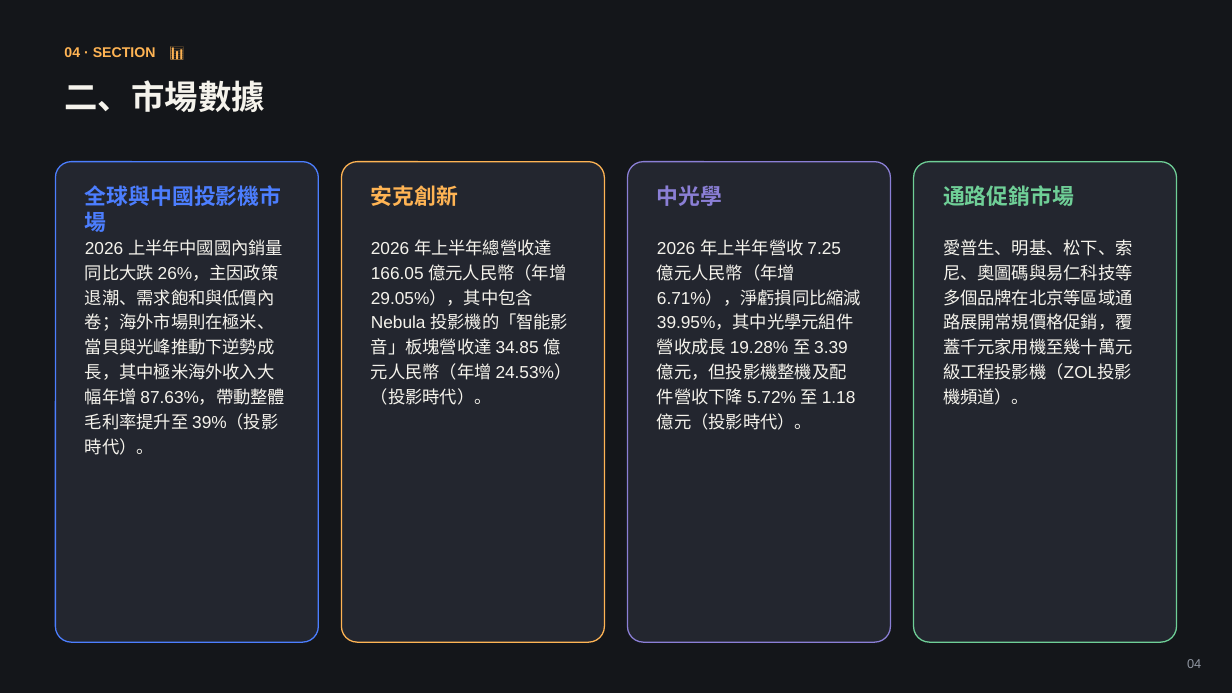
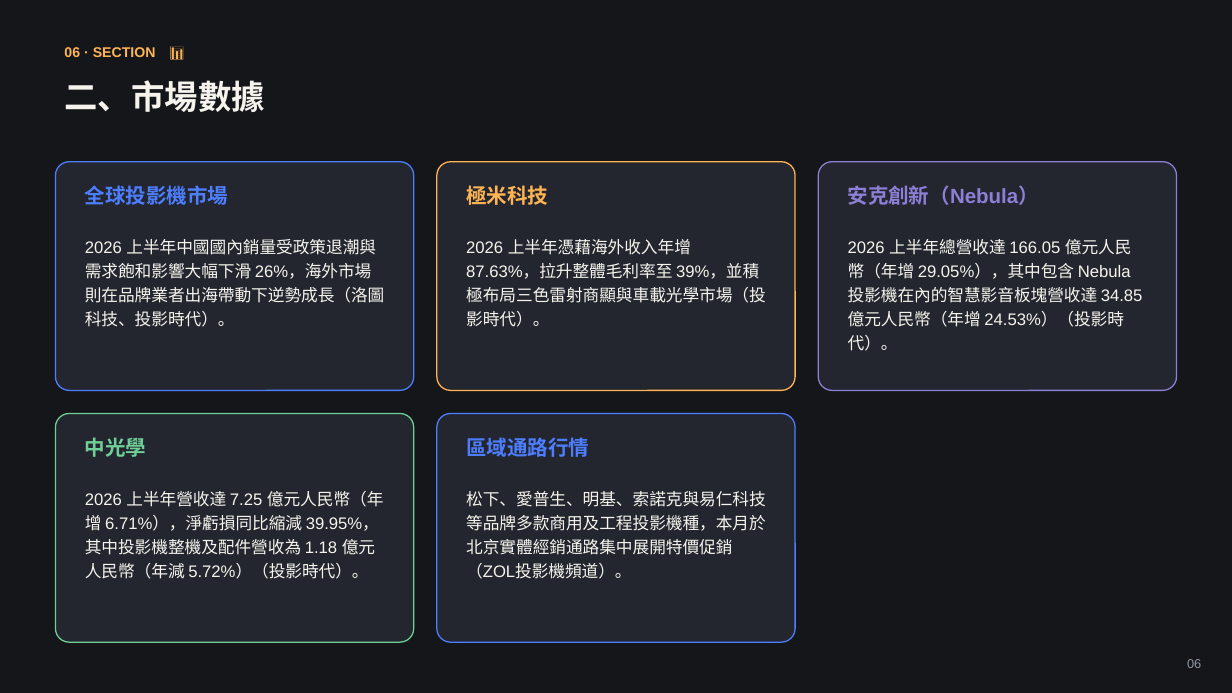
Before and after one commit to coffee30233-gif/Project-Insight, a slide deck: slide 6 of data/reports/2026-08.pptx (slide 4 before the commit). Drawn at 1232x693 pixels with LibreOffice and Linux fonts; fonts in the diff are those of the drawing. Boxes give left, top, right and bottom in pixels: in the first picture for what was removed or moved away, otherwise in the second. Text is boxed around its words. In the diff, an @@ line names an element or a change of style, - is before the commit and + after.

```diff
--- a/data/reports/2026-08.pptx
+++ b/data/reports/2026-08.pptx
@@ text at box(64, 47, 156, 57): text changed @@
-04 · SECTION 📊
+06 · SECTION 📊
@@ rounded rectangle: place and size @@
-rounded rectangle at box(55, 162, 319, 642)
+rounded rectangle at box(55, 162, 414, 391)
@@ rounded rectangle: place and size @@
-rounded rectangle at box(342, 162, 605, 642)
+rounded rectangle at box(437, 162, 796, 391)
@@ rounded rectangle: place and size @@
-rounded rectangle at box(628, 162, 891, 642)
+rounded rectangle at box(819, 162, 1177, 391)
@@ text at box(85, 185, 228, 205): text changed; size 17 to 16 pt @@
-全球與中國投影機市場
+全球投影機市場
@@ text added at box(466, 185, 548, 205), 16 pt, text #FFB454, bold @@
+極米科技
@@ text at box(848, 185, 1039, 205): text changed; size 17 to 16 pt; text colour #FFB454 to #8B7FD6 @@
-安克創新
+安克創新（Nebula）
@@ text removed at box(943, 185, 1074, 206) @@
-通路促銷市場
@@ text at box(85, 239, 385, 327): text changed; size 13.5 to 13 pt @@
-2026 上半年中國國內銷量同比大跌 26%，主因政策退潮、需求飽和與低價內卷；海外市場則在極米、當貝與光峰推動下逆勢成長，其中極米海外收入大幅年增 87.63%，帶動整體毛利率提升至 39%（投影時代）。
+2026 上半年中國國內銷量受政策退潮與需求飽和影響大幅下滑 26%，海外市場則在品牌業者出海帶動下逆勢成長（洛圖科技、投影時代）。
@@ text at box(466, 239, 766, 327): text changed; size 13.5 to 13 pt @@
-2026 年上半年總營收達 166.05 億元人民幣（年增 29.05%），其中包含 Nebula 投影機的「智能影音」板塊營收達 34.85 億元人民幣（年增 24.53%）（投影時代）。
+2026 上半年憑藉海外收入年增 87.63%，拉升整體毛利率至 39%，並積極布局三色雷射商顯與車載光學市場（投影時代）。
@@ text at box(848, 239, 1143, 351): text changed; size 13.5 to 13 pt @@
-2026 年上半年營收 7.25 億元人民幣（年增 6.71%），淨虧損同比縮減 39.95%，其中光學元組件營收成長 19.28% 至 3.39 億元，但投影機整機及配件營收下降 5.72% 至 1.18 億元（投影時代）。
+2026 上半年總營收達 166.05 億元人民幣（年增 29.05%），其中包含 Nebula 投影機在內的智慧影音板塊營收達 34.85 億元人民幣（年增 24.53%）（投影時代）。
@@ rounded rectangle: place and size @@
-rounded rectangle at box(914, 162, 1177, 642)
+rounded rectangle at box(55, 413, 414, 642)
@@ rounded rectangle added at box(437, 413, 796, 642), fill #23262F, outline #4C7EFF 1 pt @@
@@ text "中光學": place and size @@
-text "中光學" at box(657, 185, 723, 206)
+text "中光學" at box(85, 437, 146, 457)
@@ text "中光學" at box(85, 437, 146, 457): size 17 to 16 pt, text colour #8B7FD6 to #6FCF97 @@
@@ text added at box(466, 437, 589, 457), 16 pt, text #4C7EFF, bold @@
+區域通路行情
@@ text at box(85, 491, 384, 579): text changed; size 13.5 to 13 pt @@
-愛普生、明基、松下、索尼、奧圖碼與易仁科技等多個品牌在北京等區域通路展開常規價格促銷，覆蓋千元家用機至幾十萬元級工程投影機（ZOL投影機頻道）。
+2026 上半年營收達 7.25 億元人民幣（年增 6.71%），淨虧損同比縮減 39.95%，其中投影機整機及配件營收為 1.18 億元人民幣（年減 5.72%）（投影時代）。
@@ text added at box(466, 491, 766, 579), 13 pt, text #F5F3EC @@
+松下、愛普生、明基、索諾克與易仁科技等品牌多款商用及工程投影機種，本月於北京實體經銷通路集中展開特價促銷（ZOL投影機頻道）。
@@ text at box(1187, 659, 1201, 668): text changed @@
-04
+06
```
Also in this commit, not shown: 8 other slides changed, 3 slides added, 1 slide removed, 8 other files.
